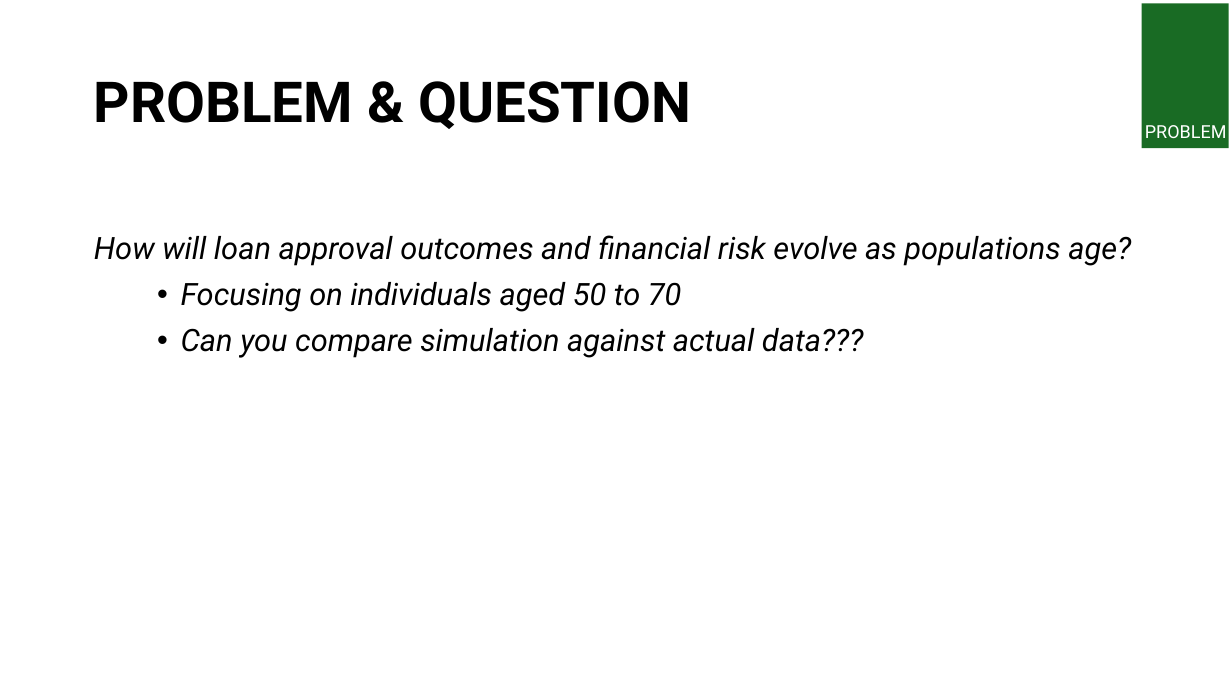
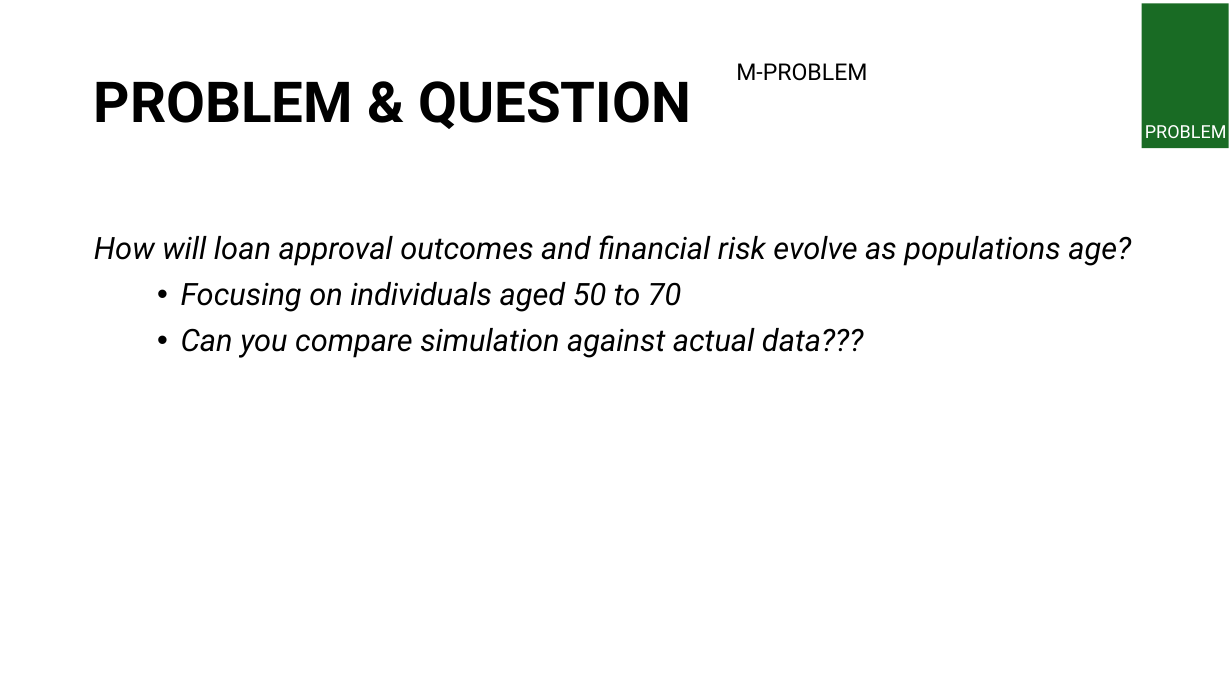
Before and after one commit to ijoshdavis/KSU-STAT-7100_MCSP, a slide deck: slide 2 of deliverables/Week 8 - Presentation.pptx. Drawn at 1232x693 pixels with LibreOffice and Linux fonts; fonts in the diff are those of the drawing. Boxes give left, top, right and bottom in pixels: in the first picture for what was removed or moved away, otherwise in the second. Text is boxed around its words. In the diff, an @@ line names an element or a change of style, - is before the commit and + after.

```diff
--- a/deliverables/Week 8 - Presentation.pptx
+++ b/deliverables/Week 8 - Presentation.pptx
@@ text added at box(736, 63, 867, 81), 18 pt, text #000000 @@
+M-PROBLEM
```
Also in this commit, not shown: 9 other slides changed, 19 other files.
